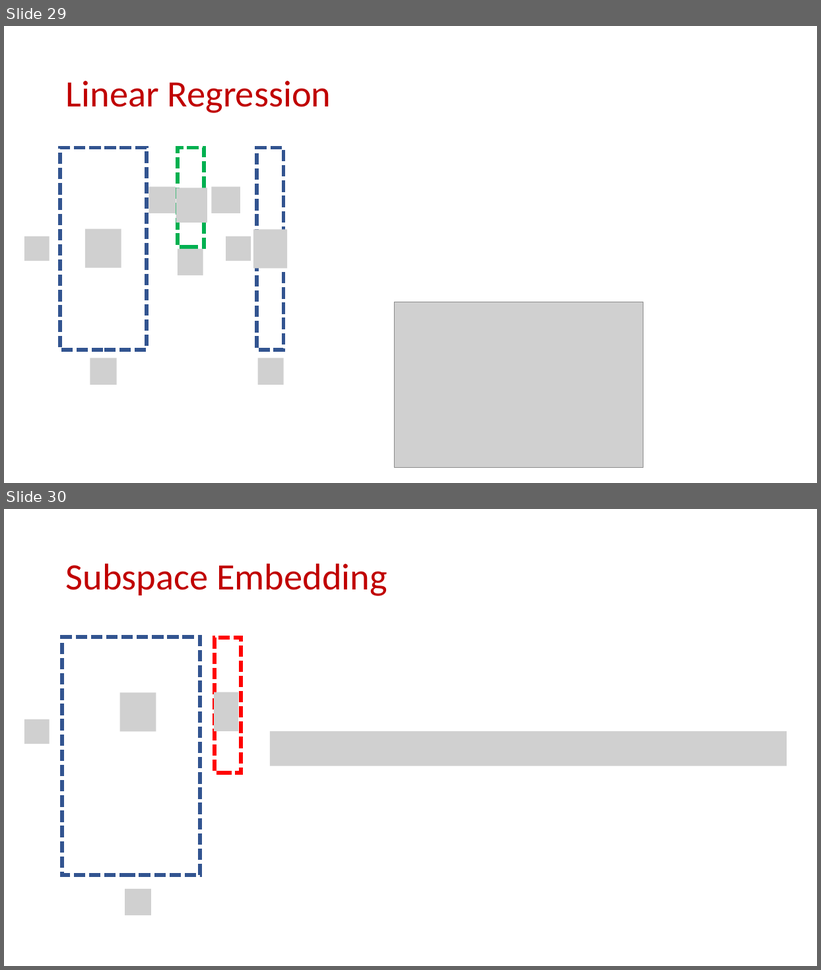
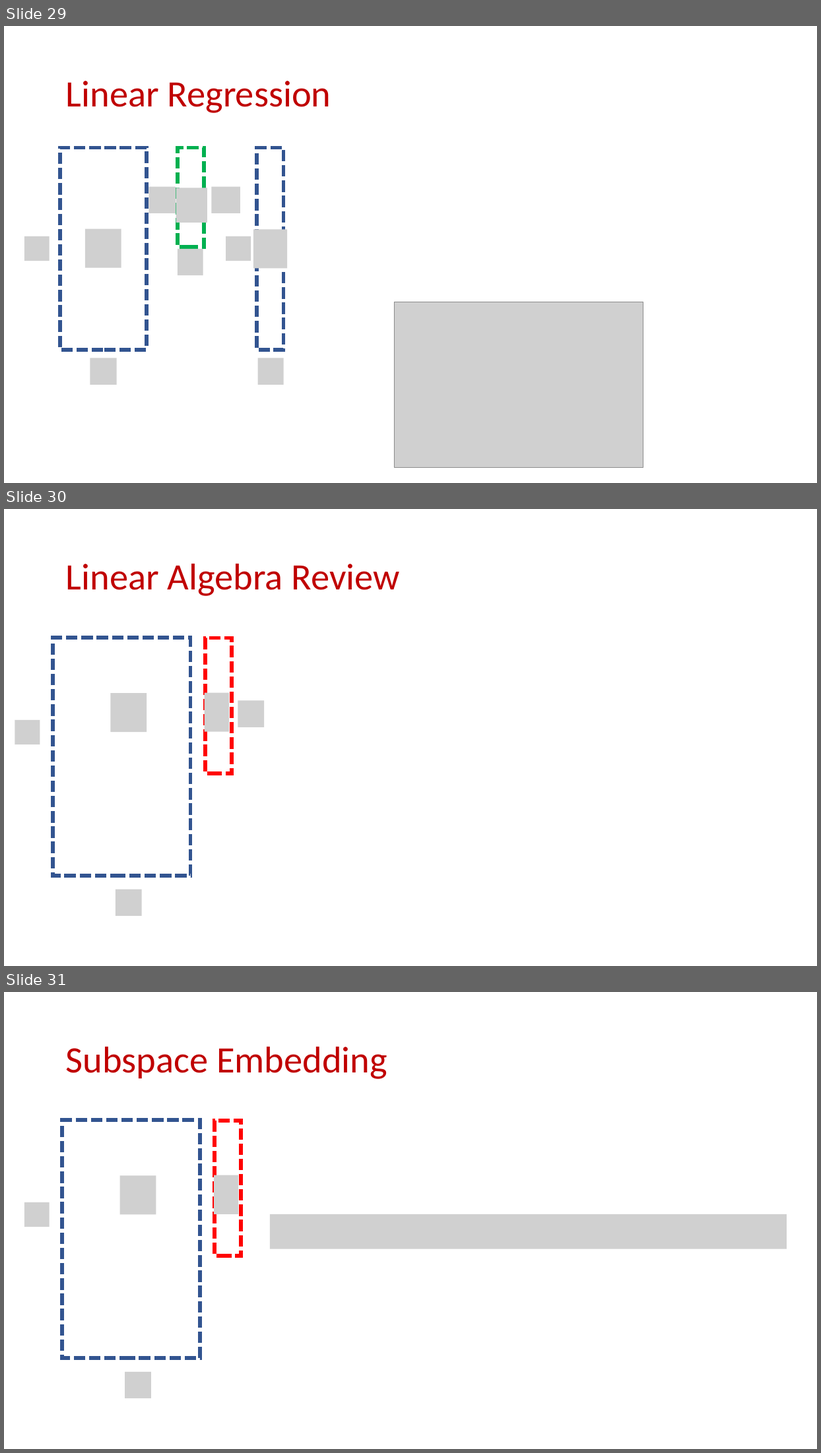
Before and after one commit to samsonzhou/samsonzhou.github.io, a slide deck: CSCE689-23/L30.pptx. Shown one above the other, each under a label of ours: slides 29 and 30 before the commit, slides 29, 30 and 31 after it. The pictures are 821x970 and 821x1453 pixels, drawn with LibreOffice and Linux fonts; fonts in the diff are those of the drawing; grey boxes stand for pictures. Boxes give left, top, right and bottom in pixels: in the first picture for what was removed or moved away, otherwise in the second. Text is boxed around its words. In the diff, an @@ line names an element or a change of style, - is before the commit and + after.

```diff
--- a/CSCE689-23/L30.pptx
+++ b/CSCE689-23/L30.pptx
@@ slide 30 added at <box>4,509,817,966</box>, background #FFFFFF @@
@@ title added at <box>66,563,400,596</box>, 44 pt, text #C00000 @@
+Linear Algebra Review
@@ rectangle added at <box>53,638,191,876</box>, outline #325491 4.5 pt dashed @@
@@ rectangle added at <box>205,638,232,774</box>, outline #FF0000 4.5 pt dashed @@
@@ picture added at <box>111,693,147,732</box> @@
@@ picture added at <box>205,693,229,732</box> @@
@@ picture added at <box>238,700,265,727</box> @@
@@ picture added at <box>15,720,40,745</box> @@
@@ picture added at <box>116,890,142,916</box> @@
@@ what was slide 30 is now slide 31 @@
```
